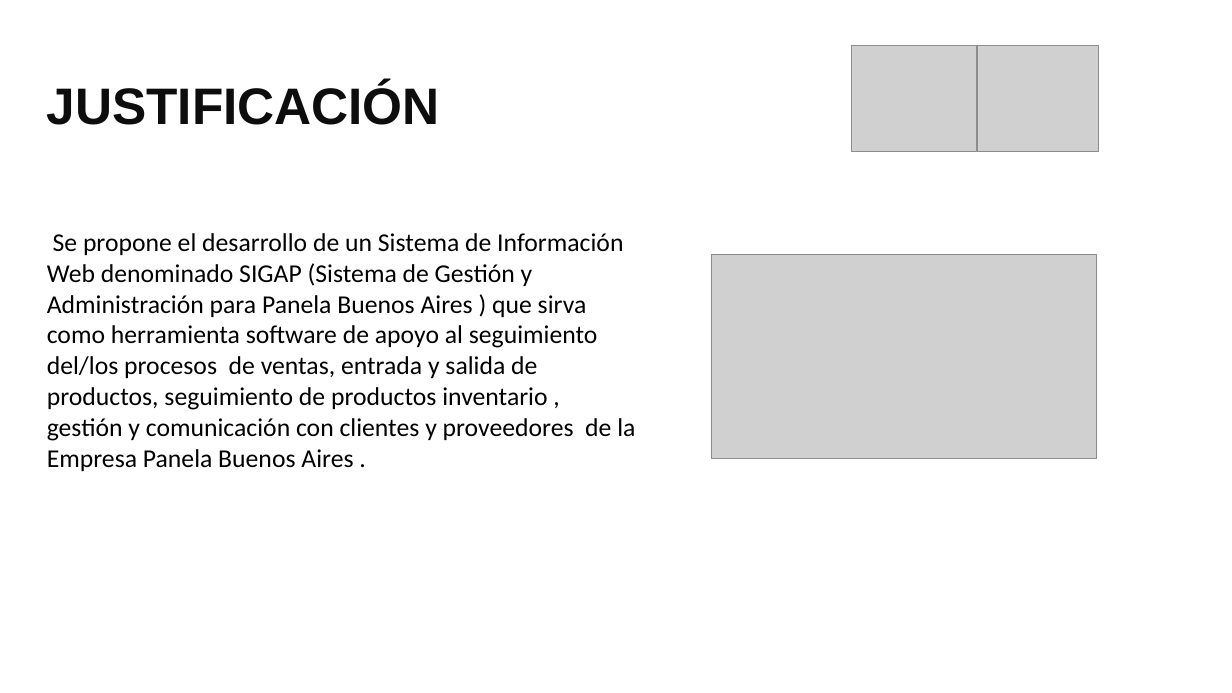
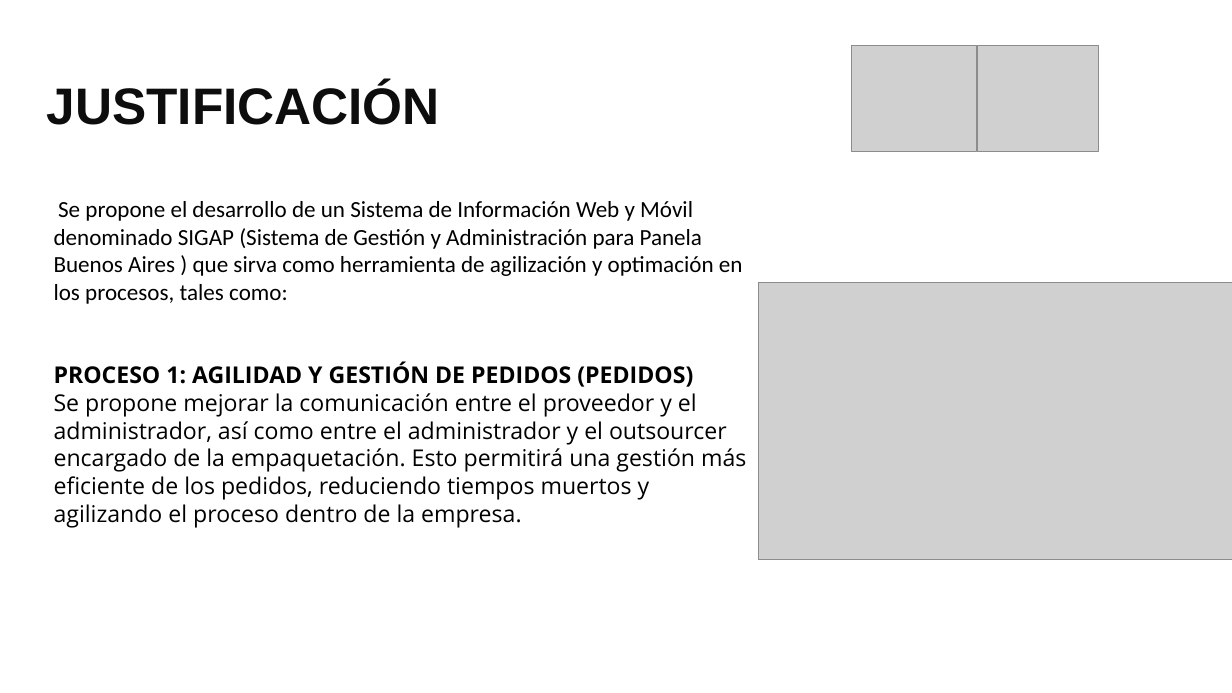
Before and after one commit to Sebas-loboa845/Proyecto_SIGAP, a slide deck: slide 8 of _docs_/trim01/01_contextualizacion/Presentación del Proyecto_2.pptx (slide 7 before the commit). Drawn at 1232x693 pixels with LibreOffice and Linux fonts; fonts in the diff are those of the drawing; grey boxes stand for pictures; background and template pictures are left out. Boxes give left, top, right and bottom in pixels: in the first picture for what was removed or moved away, otherwise in the second. Text is boxed around its words. In the diff, an @@ line names an element or a change of style, - is before the commit and + after.

```diff
--- a/_docs_/trim01/01_contextualizacion/Presentación del Proyecto_2.pptx
+++ b/_docs_/trim01/01_contextualizacion/Presentación del Proyecto_2.pptx
@@ text at [54, 201, 746, 528]: text changed; size 20 to 18 pt; font Calibri to Open Sans @@
-Se propone el desarrollo de un Sistema de Información Web denominado SIGAP (Sistema de Gestión y Administración para Panela Buenos Aires ) que sirva como herramienta software de apoyo al seguimiento del/los procesos de ventas, entrada y salida de productos, seguimiento de productos inventario , gestión y comunicación con clientes y proveedores de la Empresa Panela Buenos Aires .
+Se propone el desarrollo de un Sistema de Información Web y Móvil denominado SIGAP (Sistema de Gestión y Administración para Panela Buenos Aires ) que sirva como herramienta de agilización y optimación en los procesos, tales como:
+PROCESO 1: AGILIDAD Y GESTIÓN DE PEDIDOS (PEDIDOS)
+Se propone mejorar la comunicación entre el proveedor y el administrador, así como entre el administrador y el outsourcer encargado de la empaquetación. Esto permitirá una gestión más eficiente de los pedidos, reduciendo tiempos muertos y agilizando el proceso dentro de la empresa.
@@ picture: place and size @@
-picture at [712, 254, 1097, 458]
+picture at [758, 283, 1232, 560]
```
Also in this commit, not shown: 4 other slides changed, 2 slides added, 10 other files.
